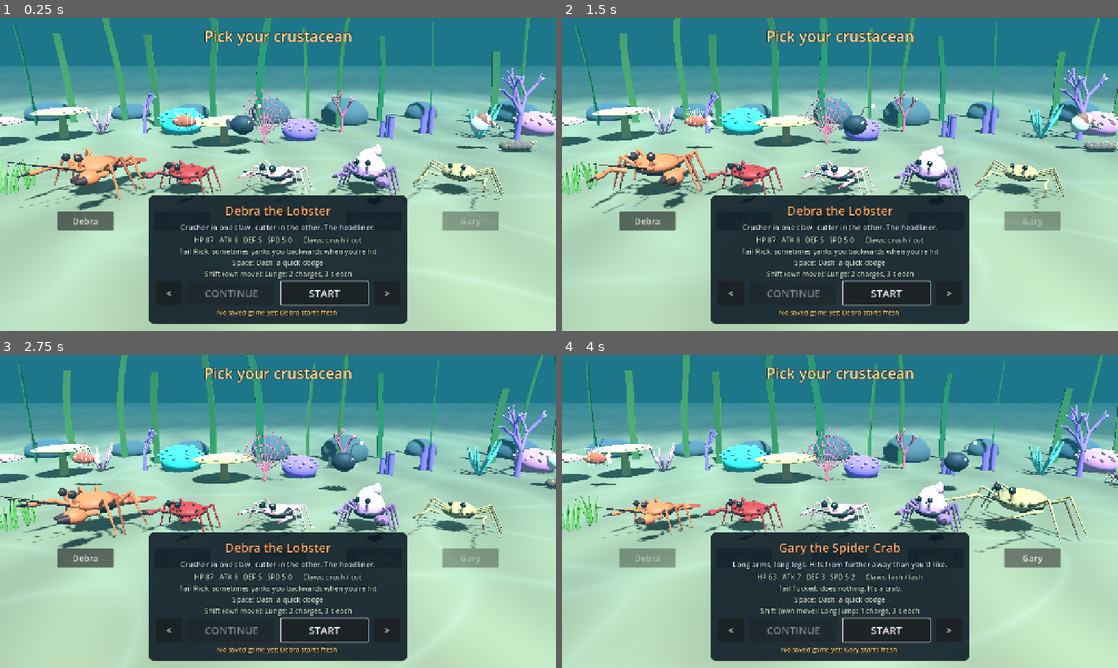
Above: before the commit, frames 1-4 (two rows, left to right).
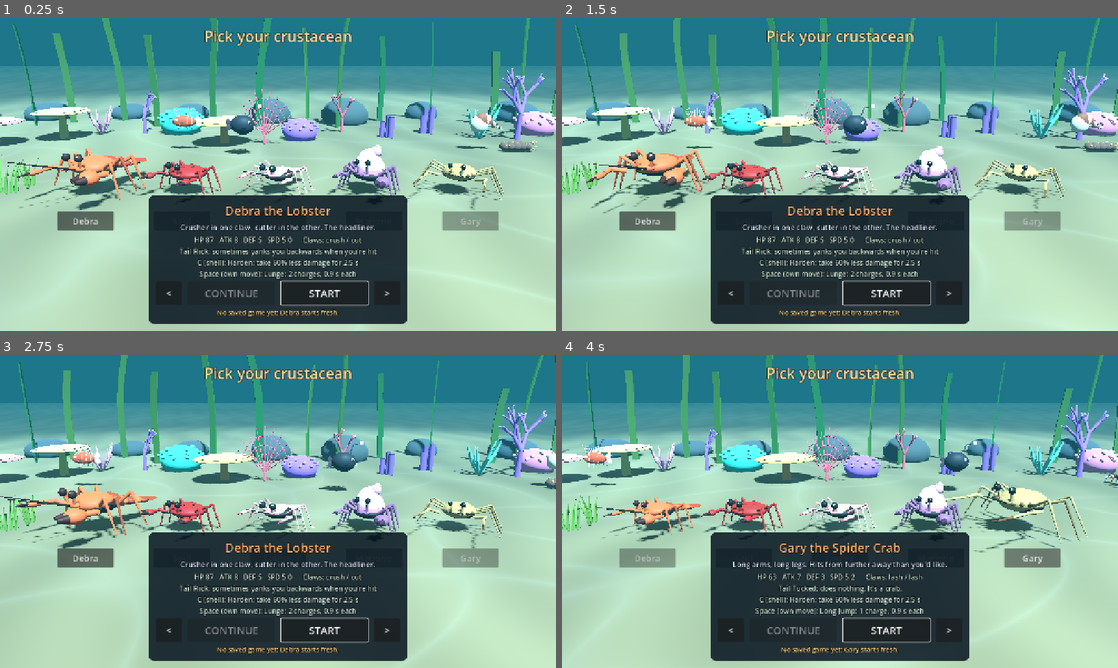
Above: after the commit, the same moments.

Repository: zacshavrick/debra
Game: Godot game, scene res://scenes/map.tscn
The game is run twice, just before and just after one commit, with the same random seed, the same clock (stepped at 60 frames per second) and the same inputs.
Inputs:
- Up to frame 1 (0.25 s): no input
- Up to frame 2 (1.5 s): click "Debra" at 0.5 s; click "Saul" at 1.25 s
- Up to frame 3 (2.75 s): click "Louise" at 2 s
- Up to frame 4 (4 s): click "Marjorie" at 2.75 s; click "Gary" at 3.5 s

The runs differ from the first frame. In frame 1, 0.7% of the frame differs, in the area x 35-65%, y 76-84%; in frame 2, 0.7%; in frame 3, 0.7%; in frame 4, 0.7%, in the area x 34-65%, y 76-84%.

Commit message:
Moves on Space, Harden replaces dash, faster cooldowns, Gary's big jump
- Each crab's own move is now on Space / gamepad A; shell abilities moved to C / B; Shift unbound.
- The basic shell dash is gone; those shells now give Harden (60% less damage for 2.5 s).
- Movement cooldowns cut 70% (0.9 s, Louise 1.2 s).
- Gary's Long Jump goes ~10x farther and sails over creatures, rocks and coral, clamped to the arena.
- Marjorie's Arc Dash is much faster.
- Smoke test covers the jump clearing a rock; the deflector check polls instead of a fixed wait.

Co-Authored-By: Claude Opus 5.5 <noreply@anthropic.com>

Diff:
--- a/game/data/parts/blue_shell.tres
+++ b/game/data/parts/blue_shell.tres
@@ -12,7 +12,7 @@
 attack = 1
 defense = 2
 speed = 1.5
-ability = &"dash"
+ability = &"harden"
 color = Color(0.3, 0.5, 0.85, 1)
 accent = Color(0.75, 0.8, 0.6, 1)
 shape = {"kind": "dome", "width": 1.15, "height": 0.28, "length": 0.75, "spikes": 2, "spots": 4}
--- a/game/data/parts/boxer_shell.tres
+++ b/game/data/parts/boxer_shell.tres
@@ -12,7 +12,7 @@
 attack = 0
 defense = 2
 speed = 1
-ability = &"dash"
+ability = &"harden"
 color = Color(0.95, 0.85, 0.75, 1)
 accent = Color(0.85, 0.3, 0.4, 1)
 shape = {"kind": "dome", "width": 0.9, "height": 0.3, "length": 0.75, "spots": 6}
--- a/game/data/parts/debra_shell.tres
+++ b/game/data/parts/debra_shell.tres
@@ -12,7 +12,7 @@
 attack = 0
 defense = 3
 speed = 0
-ability = &"dash"
+ability = &"harden"
 color = Color(0.93, 0.42, 0.22, 1)
 accent = Color(0.72, 0.25, 0.12, 1)
 shape = {"kind": "lobster", "width": 0.9, "height": 0.32, "length": 0.8}
--- a/game/data/parts/fiddler_shell.tres
+++ b/game/data/parts/fiddler_shell.tres
@@ -12,7 +12,7 @@
 attack = 0
 defense = 2
 speed = 1
-ability = &"dash"
+ability = &"harden"
 color = Color(0.3, 0.55, 0.85, 1)
 accent = Color(0.95, 0.85, 0.3, 1)
 shape = {"kind": "dome", "width": 0.95, "height": 0.28, "length": 0.75, "spots": 3}
--- a/game/data/parts/gary_shell.tres
+++ b/game/data/parts/gary_shell.tres
@@ -12,7 +12,7 @@
 attack = 0
 defense = 2
 speed = 0
-ability = &"dash"
+ability = &"harden"
 color = Color(0.78, 0.62, 0.4, 1)
 accent = Color(0.55, 0.38, 0.22, 1)
 shape = {"kind": "dome", "width": 0.8, "height": 0.38, "length": 0.9, "spikes": 7}
--- a/game/data/parts/lobster_shell.tres
+++ b/game/data/parts/lobster_shell.tres
@@ -12,7 +12,7 @@
 attack = 0
 defense = 4
 speed = 0
-ability = &"dash"
+ability = &"harden"
 color = Color(0.25, 0.3, 0.38, 1)
 accent = Color(0.6, 0.25, 0.2, 1)
 shape = {"kind": "lobster", "width": 0.92, "height": 0.33, "length": 0.82}
--- a/game/data/parts/louise_shell.tres
+++ b/game/data/parts/louise_shell.tres
@@ -12,7 +12,7 @@
 attack = 0
 defense = 1
 speed = 1.5
-ability = &"dash"
+ability = &"harden"
 color = Color(0.98, 0.6, 0.6, 1)
 accent = Color(0.98, 0.85, 0.8, 1)
 shape = {"kind": "lobster", "width": 0.72, "height": 0.27, "length": 0.75}
--- a/game/data/parts/saul_shell.tres
+++ b/game/data/parts/saul_shell.tres
@@ -12,7 +12,7 @@
 attack = 0
 defense = 2
 speed = 0
-ability = &"dash"
+ability = &"harden"
 color = Color(0.72, 0.16, 0.14, 1)
 accent = Color(0.45, 0.08, 0.08, 1)
 shape = {"kind": "dome", "width": 1.05, "height": 0.34, "length": 0.86, "spots": 4}
--- a/game/data/parts/shore_shell.tres
+++ b/game/data/parts/shore_shell.tres
@@ -12,7 +12,7 @@
 attack = 0
 defense = 3
 speed = 0.5
-ability = &"dash"
+ability = &"harden"
 color = Color(0.38, 0.44, 0.2, 1)
 accent = Color(0.24, 0.28, 0.12, 1)
 shape = {"kind": "dome", "width": 1.05, "height": 0.3, "length": 0.8, "spikes": 4}
--- a/game/data/parts/shrimp_carapace.tres
+++ b/game/data/parts/shrimp_carapace.tres
@@ -12,7 +12,7 @@
 attack = 0
 defense = 1
 speed = 2
-ability = &"dash"
+ability = &"harden"
 color = Color(0.85, 0.85, 0.75, 1)
 accent = Color(0.9, 0.3, 0.2, 1)
 shape = {"kind": "lobster", "width": 0.7, "height": 0.26, "length": 0.72}
--- a/game/data/parts/spider_shell.tres
+++ b/game/data/parts/spider_shell.tres
@@ -12,7 +12,7 @@
 attack = 0
 defense = 3
 speed = 0
-ability = &"dash"
+ability = &"harden"
 color = Color(0.62, 0.5, 0.42, 1)
 accent = Color(0.4, 0.3, 0.25, 1)
 shape = {"kind": "dome", "width": 0.85, "height": 0.4, "length": 0.95, "spikes": 9}
--- a/game/data/parts/squat_shell.tres
+++ b/game/data/parts/squat_shell.tres
@@ -12,7 +12,7 @@
 attack = 1
 defense = 2
 speed = 1
-ability = &"dash"
+ability = &"harden"
 color = Color(0.95, 0.45, 0.2, 1)
 accent = Color(0.98, 0.75, 0.5, 1)
 shape = {"kind": "lobster", "width": 0.8, "height": 0.3, "length": 0.65}
--- a/game/scripts/combat/move_ability.gd
+++ b/game/scripts/combat/move_ability.gd
@@ -1,23 +1,23 @@
 class_name MoveAbility
 extends Node
-## Each starter crab's own movement move (Shift / gamepad B / MOVE). It belongs
+## Each starter crab's own movement move (Space / gamepad A / MOVE). It belongs
 ## to the crab, not to a part (CreatureData.move_ability), so swapping gear never
 ## changes it. Charges refill one at a time, one per `cooldown` seconds.
 ##
-##   leap     Gary      1 charge, 3 s: a long jump over everything (untouchable in the air)
-##   scuttle  Saul      3 charges, 3 s: sideways dash, pattern Right, Right, Left, Left
-##   lunge    Debra     2 charges, 3 s: a long forward dash
-##   arc      Marjorie  2 charges, 3 s: a medium dash that curves (right, then left)
-##   shimmy   Louise    4 charges, 4 s: short dashes, pattern Fwd, Fwd, Back, Fwd
+##   leap     Gary      1 charge, 0.9 s: a huge jump (~60 m) over everything, untouchable in the air
+##   scuttle  Saul      3 charges, 0.9 s: sideways dash, pattern Right, Right, Left, Left
+##   lunge    Debra     2 charges, 0.9 s: a long forward dash
+##   arc      Marjorie  2 charges, 0.9 s: a fast dash that curves (right, then left)
+##   shimmy   Louise    4 charges, 1.2 s: short dashes, pattern Fwd, Fwd, Back, Fwd
 
 signal used(kind: StringName, step: int)
 
 const MOVES := {
-	&"leap": {"name": "Long Jump", "charges": 1, "cooldown": 3.0, "speed": 12.0, "time": 0.5, "height": 1.6},
-	&"scuttle": {"name": "Scuttle", "charges": 3, "cooldown": 3.0, "speed": 15.0, "time": 0.22, "pattern": ["R", "R", "L", "L"]},
-	&"lunge": {"name": "Lunge", "charges": 2, "cooldown": 3.0, "speed": 20.0, "time": 0.35},
-	&"arc": {"name": "Arc Dash", "charges": 2, "cooldown": 3.0, "speed": 11.0, "time": 0.45, "turn": PI * 0.5},
-	&"shimmy": {"name": "Shimmy", "charges": 4, "cooldown": 4.0, "speed": 15.0, "time": 0.15, "pattern": ["F", "F", "B", "F"]},
+	&"leap": {"name": "Long Jump", "charges": 1, "cooldown": 0.9, "speed": 40.0, "time": 1.5, "height": 6.0},
+	&"scuttle": {"name": "Scuttle", "charges": 3, "cooldown": 0.9, "speed": 15.0, "time": 0.22, "pattern": ["R", "R", "L", "L"]},
+	&"lunge": {"name": "Lunge", "charges": 2, "cooldown": 0.9, "speed": 20.0, "time": 0.35},
+	&"arc": {"name": "Arc Dash", "charges": 2, "cooldown": 0.9, "speed": 30.0, "time": 0.26, "turn": PI * 0.5},
+	&"shimmy": {"name": "Shimmy", "charges": 4, "cooldown": 1.2, "speed": 15.0, "time": 0.15, "pattern": ["F", "F", "B", "F"]},
 }
 
 var crab: Crab
@@ -35,7 +35,7 @@
 	var m: Dictionary = MOVES.get(id, {})
 	if m.is_empty():
 		return ""
-	var t := "%s: %d charge%s, %.0f s each" % [m.name, m.charges, "" if int(m.charges) == 1 else "s", m.cooldown]
+	var t := "%s: %d charge%s, %.1f s each" % [m.name, m.charges, "" if int(m.charges) == 1 else "s", m.cooldown]
 	if m.has("pattern"):
 		t += " (" + " ".join(PackedStringArray(m.pattern)) + ")"
 	return t
@@ -93,7 +93,7 @@
 		_hop_left = sec
 		crab.airborne = true
 		_saved_mask = crab.collision_mask
-		crab.collision_mask = 1   # sail over creatures, still stopped by walls
+		crab.collision_mask = 0   # sail over creatures, rocks and coral (kept inside the arena below)
 	used.emit(kind, step)
 	step += 1
 	charges -= 1
@@ -112,6 +112,7 @@
 			charges += 1
 			_recharge = float(cfg().cooldown) if charges < max_charges() else 0.0
 	if _hop_left > 0.0:
+		_keep_in_arena()
 		_hop_left -= delta
 		var t := 1.0 - _hop_left / _hop_total
 		crab.body.position.y = sin(clampf(t, 0.0, 1.0) * PI) * float(cfg().height)
@@ -120,3 +121,19 @@
 			crab.airborne = false
 			crab.collision_mask = _saved_mask
 			FX.ring(crab.get_parent(), crab.global_position + Vector3(0, 0.1, 0), 1.6, Color(0.9, 0.85, 0.7))
+
+
+## Gary flies over everything (no collision, so no floor either): keep his feet
+## on the sand plane while the body arcs, and stop him at the arena's edge.
+func _keep_in_arena() -> void:
+	crab.global_position.y = 0.0
+	crab.velocity.y = 0.0
+	var lv := crab.get_parent() as Level
+	if lv == null or lv.level == null:
+		return
+	var limit := lv.level.radius - 1.5
+	var flat := Vector2(crab.global_position.x, crab.global_position.z)
+	if flat.length() > limit:
+		flat = flat.normalized() * limit
+		crab.global_position = Vector3(flat.x, 0.0, flat.y)
+		crab._dash_left = minf(crab._dash_left, 0.0)
--- a/game/scripts/combat/shell_ability.gd
+++ b/game/scripts/combat/shell_ability.gd
@@ -1,13 +1,13 @@
 class_name ShellAbility
 extends Node
-## Spacebar: every shell gives one active ability (PartData.ability on the
+## C / gamepad B / ABILITY: every shell gives one active ability (PartData.ability on the
 ## SHELL part). Better shells (rarity) recharge faster and hit harder;
 ## the Timeless mod cuts cooldowns by 40%.
 
 signal used(kind: StringName)
 
 const ABILITIES := {
-	&"dash": {"info": "Dash: a quick dodge", "cooldown": 1.8},
+	&"harden": {"info": "Harden: take 60% less damage for 2.5 s", "cooldown": 6.0, "time": 2.5},
 	&"shield": {"info": "Deflector: a bubble that blocks 80% damage and bounces shots back", "cooldown": 7.0, "time": 1.8},
 	&"cloak": {"info": "Cloak: vanish for 3 s; your next hit does double damage", "cooldown": 10.0, "time": 3.0},
 	&"shark_dash": {"info": "Shark Dash: a long, straight ramming charge", "cooldown": 2.5, "damage": 16.0},
@@ -26,7 +26,7 @@
 
 
 static func info(part: PartInstance) -> String:
-	var id: StringName = part.data.ability if part and ABILITIES.has(part.data.ability) else &"dash"
+	var id: StringName = part.data.ability if part and ABILITIES.has(part.data.ability) else &"harden"
 	var d: Dictionary = ABILITIES[id]
 	return d.info
 
@@ -35,7 +35,7 @@
 	var shell := crab.equipment.get_part(Equipment.Socket.SHELL)
 	if shell and ABILITIES.has(shell.data.ability):
 		return shell.data.ability
-	return &"dash"
+	return &"harden"
 
 
 func cooldown_total() -> float:
@@ -70,9 +70,10 @@
 	var origin := crab.global_position
 	cooldown_left = cooldown_total()
 	match k:
-		&"dash":
-			crab.start_dash(dir, 14.0, 0.18)
-			FX.burst(parent, origin + Vector3(0, 0.3, 0), Color(0.85, 0.95, 1.0), 10, 2.0, 0.06)
+		&"harden":
+			_start(k, cfg.time)
+			crab.damage_taken_mult = 0.4
+			_show_bubble(Color(0.95, 0.8, 0.45))
 		&"shark_dash":
 			crab.start_dash(dir, 22.0, 0.42, _power(cfg.damage), 6.0, true)
 			FX.ribbon(parent, PackedVector3Array([origin + Vector3(0, 0.3, 0), origin + Vector3(0, 0.3, 0) + dir * 9.0]), 0.6, Color(0.6, 0.85, 1.0), 0.35)
@@ -123,7 +124,7 @@
 
 func _end() -> void:
 	match _active_kind:
-		&"shield", &"roll":
+		&"shield", &"roll", &"harden":
 			crab.damage_taken_mult = 1.0
 			crab.reflecting = false
 		&"cloak":
--- a/game/scripts/input/player_input.gd
+++ b/game/scripts/input/player_input.gd
@@ -11,13 +11,13 @@
 signal debug_pressed(key: int)
 ## Back to the map (Esc / Start / the MAP button).
 signal menu_pressed
-## Shell ability (Space / A / the touch button).
+## Shell ability (C / B / the touch ABILITY button).
 signal ability_pressed
 ## Put the part under you in your bag (Q / Y / BAG).
 signal take_pressed
 ## Open the inventory (I or Tab / Back / INV).
 signal inventory_pressed
-## This crab's movement move (Shift / B / MOVE).
+## This crab's movement move (Space / A / MOVE).
 signal move_pressed
 
 enum Scheme { KEYBOARD_MOUSE, GAMEPAD, TOUCH }
@@ -192,8 +192,8 @@
 	_bind("claw_right", [KEY_K], [JOY_BUTTON_RIGHT_SHOULDER], [[JOY_AXIS_TRIGGER_RIGHT, 1.0]])
 	_bind("interact", [KEY_E, KEY_F], [JOY_BUTTON_X], [])
 	_bind("interact_alt", [KEY_R], [JOY_BUTTON_DPAD_RIGHT], [])
-	_bind("move_ability", [KEY_SHIFT], [JOY_BUTTON_B], [])
-	_bind("ability", [KEY_SPACE], [JOY_BUTTON_A], [])
+	_bind("move_ability", [KEY_SPACE], [JOY_BUTTON_A], [])
+	_bind("ability", [KEY_C], [JOY_BUTTON_B], [])
 	_bind("take", [KEY_Q], [JOY_BUTTON_Y], [])
 	_bind("inventory", [KEY_I, KEY_TAB], [JOY_BUTTON_BACK], [])
 	_bind("menu", [KEY_ESCAPE], [JOY_BUTTON_START], [])
--- a/game/scripts/ui/crab_select.gd
+++ b/game/scripts/ui/crab_select.gd
@@ -135,7 +135,7 @@
 			continue
 		for st in PartData.STATS:
 			tot[st] = float(tot[st]) + p.stat(st)
-	_stats.text = "HP %d   ATK %d   DEF %d   SPD %.1f      Claws: %s / %s\n%s\nSpace: %s\nShift (own move): %s" % [
+	_stats.text = "HP %d   ATK %d   DEF %d   SPD %.1f      Claws: %s / %s\n%s\nC (shell): %s\nSpace (own move): %s" % [
 		roundi(tot[&"max_hp"]), roundi(tot[&"attack"]), roundi(tot[&"defense"]),
 		maxf(1.5, Crab.BASE_SPEED + float(tot[&"speed"]) * Crab.SPEED_PER_POINT),
 		CrabCombat.style_id(parts[Equipment.Socket.CLAW_L]), CrabCombat.style_id(parts[Equipment.Socket.CLAW_R]),
--- a/game/scripts/ui/hud.gd
+++ b/game/scripts/ui/hud.gd
@@ -291,16 +291,16 @@
 func _space_hint() -> String:
 	match PlayerInput.scheme:
 		PlayerInput.Scheme.KEYBOARD_MOUSE:
+			return "[C]"
+		PlayerInput.Scheme.GAMEPAD:
+			return "[B]"
+	return ""
+
+
+func _move_hint() -> String:
+	match PlayerInput.scheme:
+		PlayerInput.Scheme.KEYBOARD_MOUSE:
 			return "[Space]"
 		PlayerInput.Scheme.GAMEPAD:
 			return "[A]"
 	return ""
-
-
-func _move_hint() -> String:
-	match PlayerInput.scheme:
-		PlayerInput.Scheme.KEYBOARD_MOUSE:
-			return "[Shift]"
-		PlayerInput.Scheme.GAMEPAD:
-			return "[B]"
-	return ""
--- a/game/tests/smoke_test.gd
+++ b/game/tests/smoke_test.gd
@@ -728,7 +728,7 @@
 	_check(PartCatalog.by_id(&"shark_tail") == null, "shark tail is gone from the loot")
 	var lv := _open_level(GameState.level_at(3, 0), &"saul")
 	var p := lv.player
-	var shell_for := {&"dash": &"saul_shell", &"shark_dash": &"shark_fin", &"shield": &"hermit_shell", &"cloak": &"mantis_carapace",
+	var shell_for := {&"harden": &"saul_shell", &"shark_dash": &"shark_fin", &"shield": &"hermit_shell", &"cloak": &"mantis_carapace",
 		&"spikes": &"urchin_shell", &"quake": &"coconut_shell", &"heal": &"starfish_shell", &"roll": &"isopod_shell"}
 	for k in shell_for:
 		p.global_position = Vector3.ZERO
@@ -742,14 +742,18 @@
 		p.health.hp = p.health.max_hp * 0.5
 		var hp_p := p.health.hp
 		var shots := get_tree().get_nodes_in_group("projectiles").size()
-		var use_dir := Vector3.RIGHT if k == &"dash" or k == &"roll" else Vector3.FORWARD
+		var use_dir := Vector3.RIGHT if k == &"roll" else Vector3.FORWARD
 		_check(p.shell_ability.try_use(use_dir), "%s fires" % k)
 		_check(not p.shell_ability.try_use(Vector3.FORWARD), "%s has a cooldown" % k)
 		await _frames(3)
 		match k:
-			&"dash", &"roll":
+			&"roll":
 				await _seconds(0.3)
 				_check(p.global_position.distance_to(start) > 1.0, "%s moves you" % k)
+			&"harden":
+				var before_h := p.health.hp
+				p.receive_hit(20.0, Vector3(0, 0, -3), 0.0, null)
+				_check(before_h - p.health.hp <= 20.0 * 0.45, "harden takes most of the sting out of a hit")
 			&"shark_dash":
 				await _seconds(0.5)
 				_check(p.global_position.distance_to(start) > 4.0 and dummy.health.hp < hp_e, "shark dash goes far and rams")
@@ -758,7 +762,10 @@
 				p.receive_hit(20.0, Vector3(0, 0, -3), 0.0, dummy)
 				_check(before - p.health.hp < 20.0 * 0.4, "deflector blocks most damage")
 				var shot := BubbleShot.fire(dummy, p.global_position + Vector3(0, 0.4, -1.4), Vector3.BACK, 5.0, 8.0, 5.0, Color.WHITE)
-				await _seconds(0.2)
+				for i in 8:   # the shot needs ~0.2 s to arrive; give slow frames some slack
+					await _seconds(0.1)
+					if not is_instance_valid(shot) or shot.team == p.team:
+						break
 				_check(not is_instance_valid(shot) or shot.team == p.team, "deflector bounces shots back")
 			&"cloak":
 				_check(p.cloaked, "cloak hides you")
@@ -896,8 +903,8 @@
 
 ## Every starter's own movement move: charges, cooldowns, patterns.
 func _test_move_abilities() -> void:
-	var expect := {&"gary": [&"leap", 1, 3.0], &"saul": [&"scuttle", 3, 3.0], &"debra": [&"lunge", 2, 3.0],
-		&"marjorie": [&"arc", 2, 3.0], &"louise": [&"shimmy", 4, 4.0]}
+	var expect := {&"gary": [&"leap", 1, 0.9], &"saul": [&"scuttle", 3, 0.9], &"debra": [&"lunge", 2, 0.9],
+		&"marjorie": [&"arc", 2, 0.9], &"louise": [&"shimmy", 4, 1.2]}
 	for id in expect:
 		var e: Array = expect[id]
 		var c := GameState.starter_data(id)
@@ -923,10 +930,10 @@
 	mv._recharge = 0.0
 	for i in 3:
 		mv.try_use(Vector3.ZERO)
-		await _seconds(0.3)
+		await _seconds(0.24)
 	_check(mv.charges == 0 and not mv.try_use(Vector3.ZERO), "out of charges after 3 scuttles")
-	await _seconds(3.0)
-	_check(mv.charges == 1, "one charge back after 3 seconds (%d)" % mv.charges)
+	await _seconds(0.5)
+	_check(mv.charges == 1, "one charge back after 0.9 seconds (%d)" % mv.charges)
 	lv.queue_free()
 	await _frames(3)
 	# Louise: Forward, Forward, Back, Forward.
@@ -972,6 +979,7 @@
 	p.face_now(Vector3.RIGHT)
 	var wall := lv.spawn_enemy(PartCatalog.creature(&"giant_isopod"), Vector3(2.5, 0, 0), false)
 	wall.lock_ai(30.0)
+	LevelBuilder._solid(lv, Vector3(6, 0, 0), 1.2)   # a rock in the way too
 	await _frames(2)
 	p.move_ability.try_use(Vector3.ZERO)
 	await _frames(5)
@@ -979,8 +987,9 @@
 	var hp := p.health.hp
 	p.receive_hit(50.0, p.global_position + Vector3.LEFT, 0.0, null)
 	_check(p.health.hp == hp, "nothing hits Gary mid-jump")
-	await _seconds(0.7)
-	_check(not p.airborne and p.global_position.x > 4.0, "Gary jumped over the isopod (x %.1f)" % p.global_position.x)
+	await _seconds(1.8)
+	_check(not p.airborne and p.global_position.x > 15.0, "Gary jumped way past the isopod and the rock (x %.1f)" % p.global_position.x)
+	_check(Vector2(p.global_position.x, p.global_position.z).length() <= lv.level.radius, "...and landed inside the arena")
 	lv.queue_free()
 	await _frames(3)
 
Not shown, changed: CLAUDE.md
Not shown, changed: docs/ARCHITECTURE.md
Not shown, changed: docs/DESIGN.md
Not shown, changed: docs/screenshots/creatures.png
Not shown, changed: docs/screenshots/fx.png
Not shown, changed: docs/screenshots/gen_abyss.png
Not shown, changed: docs/screenshots/gen_bones.png
Not shown, changed: docs/screenshots/gen_ice.png
Not shown, changed: docs/screenshots/gen_sargassum.png
Not shown, changed: docs/screenshots/gen_vents.png
Not shown, changed: docs/screenshots/gen_wreck.png
Not shown, changed: docs/screenshots/level_abyss.png
(and 7 more such lines)
